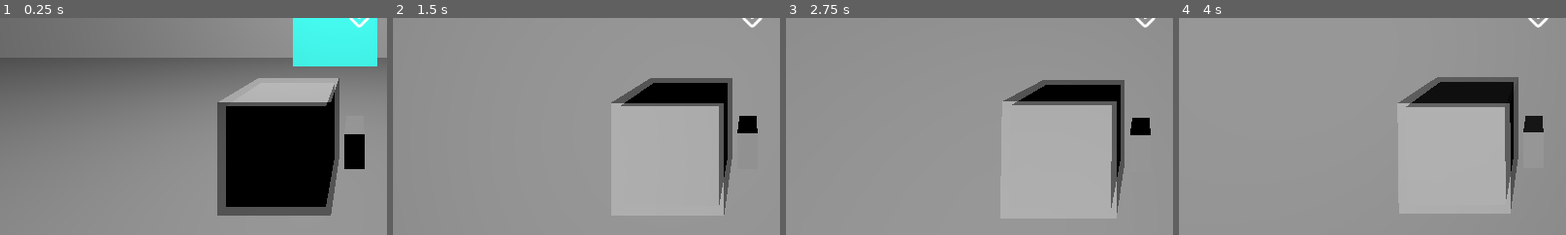
Above: before the commit, frames 1-4 (left to right).
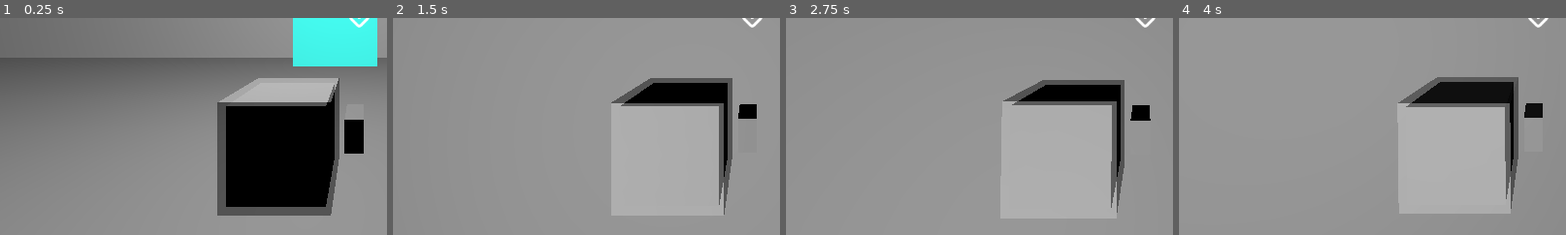
Above: after the commit, the same moments.

Repository: Silverkeybord/Reclaim
Game: Godot game, scene res://Scenes/ship/ship.tscn
Same seed, same stepped clock (60 frames per second), same inputs: the game is played once before the commit and once after it.
Inputs (mouse positions are % of the whole screen's width and height, from its top left):
- Up to frame 1 (0.25 s): no input
- Up to frame 2 (1.5 s): tap Enter at 0.5 s; move the mouse to (55, 50) at 0.52 s; press the mouse at (55, 50) at 0.53 s; hold W (forward) from 0.53 s (still down); tap Q (build_mode) at 0.6 s; tap Space (jump) at 0.77 s; move the mouse to (45, 50) at 1.27 s; release the mouse at (45, 50) at 1.28 s; click (45, 50) at 1.35 s
- Up to frame 3 (2.75 s): keep holding W (forward); tap Space (jump) at 1.52, 2 s; tap F (change_build_mode, bound only after the commit) at 1.55, 2.1 s; move the mouse to (52, 48) at 2.02 s; tap Q (build_mode) at 2.3 s
- Up to frame 4 (4 s): keep holding W (forward); tap Enter at 2.75 s; move the mouse to (49, 52) at 2.77 s; tap Q (build_mode) at 2.85 s; tap Space (jump) at 3.02, 3.77 s; click (49, 52) at 3.05 s; move the mouse to (57, 51) at 3.52 s; tap E (interact) at 3.6 s; tap F (change_build_mode, bound only after the commit) at 3.8 s
The pictures show only the part of the screen within x 4-54%, y 50-100%; the shares and areas given below are measured in that part.

The runs differ from the first frame. In frame 1, 0.7% of the frame differs, in the area x 88-95%, y 46-70%; in frame 2, 0.6%; in frame 3, 0.6%; in frame 4, 0.6%.
Error in both runs: Attempt to call function 'list_dir_begin' in base 'null instance' on a null instance. (res://Scripts/globals/game_data.gd:43)

Commit message:
Add build modes and holagram/base building
Introduce dual build modes (TURRET and BASE) and implement preview/building for bases and turrets. Global.gd: added BUILD_MODES enum, current_build_mode, and separate turret/base inventories. Player: added input action to cycle build mode, updated holagram placement logic, and a helper to validate placement. Reworked holagram into a unified build_holagram scene/script (turret/base previews) and removed the old turret_holagram files. Turret slot: parameterized placement API (place_selected_turret now takes a type), added build_base implementation and base tracking. Also updated turret_base scene/materials, adjusted turret_slot visuals, cleaned up a debug print in drop.gd, added export preset and build executable, and updated input mapping for change_build_mode.

Diff:
--- a/Reclaim/Scenes/player/player.tscn
+++ b/Reclaim/Scenes/player/player.tscn
@@ -1,7 +1,7 @@
 [gd_scene format=3 uid="uid://dwm2mxns3x5wt"]
 
 [ext_resource type="Script" uid="uid://c22fbxy7wkp70" path="res://scripts/player/player.gd" id="1_eo61r"]
-[ext_resource type="PackedScene" uid="uid://3hi5wymcupw7" path="res://scenes/turrets/turret_holagram.tscn" id="2_6upyo"]
+[ext_resource type="PackedScene" uid="uid://3hi5wymcupw7" path="res://scenes/turrets/build_holagram.tscn" id="2_6upyo"]
 [ext_resource type="Script" uid="uid://dev5omns2mu5y" path="res://scripts/player/camera_control.gd" id="2_mxepk"]
 [ext_resource type="Texture2D" uid="uid://b0sbhjjkojgb0" path="res://2d_assets/interact_reticle.png" id="3_mxepk"]
 [ext_resource type="PackedScene" uid="uid://deasukscym312" path="res://scenes/weapons/gun.tscn" id="4_xxarj"]
@@ -37,6 +37,7 @@
 
 [node name="CollisionShape3D" type="CollisionShape3D" parent="." unique_id=125637870]
 shape = SubResource("BoxShape3D_e41v5")
+debug_color = Color(0, 0, 0, 0.41960785)
 
 [node name="mesh" type="MeshInstance3D" parent="." unique_id=1173051299]
 
@@ -68,6 +69,7 @@
 transform = Transform3D(1, 0, 0, 0, 1, 0, 0, 0, 1, 0.7, 0, 0)
 
 [node name="Gun" parent="gun_piviot" unique_id=1312602602 node_paths=PackedStringArray("player") instance=ExtResource("4_xxarj")]
+transform = Transform3D(1, 0, 0, 0, 1, 0, 0, 0, 1, 0, 0.1, -0.125)
 player = NodePath("../..")
 
 [node name="shoot_timer" type="Timer" parent="gun_piviot" unique_id=1614041456]
--- a/Reclaim/Scenes/turrets/turret_base.tscn
+++ b/Reclaim/Scenes/turrets/turret_base.tscn
@@ -1,11 +1,14 @@
 [gd_scene format=3 uid="uid://dtiq7x2mf21b0"]
 
-[ext_resource type="PackedScene" uid="uid://1ducx04kvn43" path="res://scenes/mesh_scenes/turret_base_mesh.tscn" id="1_soqyp"]
+[sub_resource type="BoxMesh" id="BoxMesh_kiu3l"]
+size = Vector3(4, 0.5, 4)
 
-[node name="tower_base" type="Node3D" unique_id=809151429]
+[sub_resource type="StandardMaterial3D" id="StandardMaterial3D_mp5w8"]
+albedo_color = Color(0.4883154, 0.4883154, 0.48831534, 1)
 
-[node name="Untitled" parent="." unique_id=1292368497 instance=ExtResource("1_soqyp")]
-transform = Transform3D(1, 0, 0, 0, 1, 0, 0, 0, 1, 0, 1, 0)
+[node name="turret_base" type="Node3D" unique_id=809151429]
 
-[node name="atachment_point" type="Marker3D" parent="." unique_id=1315721410]
-transform = Transform3D(1, 0, 0, 0, 1, 0, 0, 0, 1, 0, 2, 0)
+[node name="MeshInstance3D" type="MeshInstance3D" parent="." unique_id=1284754659]
+transform = Transform3D(1, 0, 0, 0, 1, 0, 0, 0, 1, 0, 0.25, 0)
+mesh = SubResource("BoxMesh_kiu3l")
+surface_material_override/0 = SubResource("StandardMaterial3D_mp5w8")
--- a/Reclaim/Scenes/turrets/turret_holagram.tscn
+++ /dev/null
@@ -1,19 +0,0 @@
-[gd_scene format=3 uid="uid://3hi5wymcupw7"]
-
-[ext_resource type="Script" uid="uid://buxpd7jm0hd00" path="res://scripts/turrets/turret_holagram.gd" id="1_0os7u"]
-
-[sub_resource type="BoxMesh" id="BoxMesh_u8jeg"]
-size = Vector3(3.5, 4, 3.5)
-
-[sub_resource type="StandardMaterial3D" id="StandardMaterial3D_u8jeg"]
-transparency = 1
-albedo_color = Color(0, 0.43137255, 0.87058824, 0.5058824)
-
-[node name="turret_holagram" type="Node3D" unique_id=762244018 node_paths=PackedStringArray("mesh")]
-script = ExtResource("1_0os7u")
-mesh = NodePath("MeshInstance3D")
-
-[node name="MeshInstance3D" type="MeshInstance3D" parent="." unique_id=2068682262]
-transform = Transform3D(1, 0, 0, 0, 1, 0, 0, 0, 1, 0, 2, 0)
-mesh = SubResource("BoxMesh_u8jeg")
-surface_material_override/0 = SubResource("StandardMaterial3D_u8jeg")
--- a/Reclaim/Scenes/turrets/turret_slot.tscn
+++ b/Reclaim/Scenes/turrets/turret_slot.tscn
@@ -1,6 +1,5 @@
 [gd_scene format=3 uid="uid://cnw48lbuq7otc"]
 
-[ext_resource type="Material" uid="uid://qmcbajxi1qw4" path="res://textures_and_materials/turrets/turret_position_slot.tres" id="1_2v88f"]
 [ext_resource type="Script" uid="uid://d2dtba32oh8i5" path="res://scripts/turrets/turret_slot.gd" id="1_uuoed"]
 [ext_resource type="Material" uid="uid://ctyd4d5jq5u1a" path="res://textures_and_materials/turrets/normal_turret_base.tres" id="2_awi3e"]
 
@@ -20,7 +19,6 @@
 
 [node name="MeshInstance3D" type="MeshInstance3D" parent="." unique_id=1570106337]
 transform = Transform3D(1, 0, 0, 0, 1, 0, 0, 0, 1, 0, 0.25, 0)
-material_override = ExtResource("1_2v88f")
 mesh = SubResource("BoxMesh_awi3e")
 surface_material_override/0 = ExtResource("2_awi3e")
 
--- a/Reclaim/Scripts/enemies/drop.gd
+++ b/Reclaim/Scripts/enemies/drop.gd
@@ -135,4 +135,3 @@
 ## add the drop into the inventory of the player
 func _pick_up() -> void:
 	Global.inventory[str(drop_resourse.rarity)][drop_resourse.key] += 1
-	print(Global.inventory)
--- a/Reclaim/Scripts/globals/Global.gd
+++ b/Reclaim/Scripts/globals/Global.gd
@@ -1,9 +1,14 @@
 extends Node
 
+# eums
 # TURRETS / WEAPONS -------------------------------------------------------
 enum SHOT_TYPE {
 	HITSCAN,
 	PROJECTILE
+}
+enum BUILD_MODES {
+	TURRET,
+	BASE
 }
 
 # CONSTANTS ===============================================================
@@ -26,6 +31,7 @@
 # VARIBLES =================================================================
 # LOGIC --------------------------------------------------------------------
 var build_mode := false
+var current_build_mode := BUILD_MODES.TURRET
 var at_ship := true
 
 # SECTOR RELATED ------------------------------------------------------------
@@ -48,6 +54,39 @@
 		"sand" : 0,
 		"rock" : 0
 	}
+}
+var turret_inventory : Dictionary = {
+	"1" : {
+		"basic" : 0,
+		"dual" : 0,
+		"wind" : 0
+ 	},
+	"2" : {
+		"shotgun" : 0,
+		"water" : 0,
+		"minigun" : 0,
+		"mortar" : 0
+ 	},
+	"3" : {
+		"explosive" : 0,
+		"cannon" : 0,
+		"earth" : 0
+ 	},
+	"4" : {
+		"missle" : 0,
+		"sniper" : 0,
+		"fire" : 0
+ 	},
+	"5" : {
+		"railgun" : 0,
+		"cube" : 0,
+		"wind" : 0
+ 	}
+}
+var base_inventory : Dictionary = {
+	"plate" : 0,
+	"single" : 0,
+
 }
 
 
--- a/Reclaim/Scripts/player/player.gd
+++ b/Reclaim/Scripts/player/player.gd
@@ -108,22 +108,64 @@
 				turret_holagram.queue_free()
 			place_overlay.visible = false
 
+	#changes to the next build mode
+	if Input.is_action_just_pressed("change_build_mode") and Global.build_mode:
+		var build_modes : int = Global.BUILD_MODES.size()
+		Global.current_build_mode = (
+			((Global.current_build_mode + 1) % build_modes) as Global.BUILD_MODES
+			)
+
+
 	if Global.build_mode:
 		# snaps the holagram onto a turret slot if the slot is unlocked
-		if ray_collider and ray_collider.is_in_group("turret_slots") and ray_collider.unlocked:
-			turret_holagram.global_position = ray_collider.turret_origin_point.global_position
+		if _check_valid_placement(ray_collider):
+
+			match Global.current_build_mode:
+				Global.BUILD_MODES.TURRET:
+					turret_holagram.global_position = (
+						ray_collider.turret_origin_point.global_position
+						)
+
+				Global.BUILD_MODES.BASE:
+					turret_holagram.global_position = ray_collider.global_position
+
 			turret_holagram.valid_position = true
 			place_overlay.visible = true
 
 			if Input.is_action_pressed("place"):
-				ray_collider.current_turret = "basic" # TEMPERORY
-				ray_collider.place_selected_turret()
+				match Global.current_build_mode:
+					Global.BUILD_MODES.TURRET:
+						ray_collider.place_selected_turret("basic") # TEMPERORY
+
+					Global.BUILD_MODES.BASE:
+						ray_collider.build_base("basic") # TEMPERORY
 
 		else:
 			# puts the holagram where the player is looking but marks it invalid
 			turret_holagram.global_position = aim_ray.get_collision_point()
 			turret_holagram.valid_position = false
 			place_overlay.visible = false
+
+
+func _check_valid_placement(ray_collider : Node) -> bool:
+	if (not ray_collider or
+		not ray_collider.is_in_group("turret_slots") or
+		not ray_collider.unlocked
+		):
+
+		return false
+
+	match Global.current_build_mode:
+		Global.BUILD_MODES.TURRET:
+			if ray_collider.current_base:
+				return true
+			else:
+				return false
+
+		Global.BUILD_MODES.BASE:
+			return true
+
+	return false
 
 
 # WEAPONS CONTROL ------------------------------------------------------------
--- a/Reclaim/Scripts/turrets/turret_holagram.gd
+++ /dev/null
@@ -1,14 +0,0 @@
-extends Node3D
-
-const valid_color := Color(0.0, 0.431, 0.871, 0.506)
-const invalid_color := Color(0.813, 0.0, 0.412, 0.506)
-
-@export var mesh : MeshInstance3D
-@export var valid_position := false
-
-
-func _process(_delta: float) -> void:
-	if valid_position:
-		mesh.get_surface_override_material(0).albedo_color = valid_color
-	else:
-		mesh.get_surface_override_material(0).albedo_color = invalid_color
--- a/Reclaim/Scripts/turrets/turret_slot.gd
+++ b/Reclaim/Scripts/turrets/turret_slot.gd
@@ -3,26 +3,34 @@
 const empty_tres := "res://textures_and_materials/turrets/turret_position_slot.tres"
 const base_tres := "res://textures_and_materials/turrets/normal_turret_base.tres"
 
+const turret_scenes := {
+	"basic" : preload("res://scenes/turrets/t1/basic.tscn")
+}
+const base_scenes := {
+	"basic" : preload("res://scenes/turrets/turret_base.tscn")
+}
 
 @export var place_cooldown : Timer
-@export var turrets_scenes := {
-	"basic" : preload("res://scenes/turrets/t1/basic.tscn")
-}
 
 @export var turret_origin_point : Marker3D
 @export var mesh : MeshInstance3D
-@export var current_turret := ""
+@export var current_turret : String
+@export var current_base : String
 @export var unlocked := false
 
+var base
 var turret : Node
 var can_place := true
 
 
-func place_selected_turret() -> void:
+func place_selected_turret(turret_type : String) -> void:
 	if not can_place:
 		return
 
-	if not turrets_scenes.has(current_turret):
+	current_turret = turret_type
+
+	if not base_scenes.has(current_turret):
+		print("missing turret value")
 		return
 
 	can_place = false
@@ -30,15 +38,31 @@
 
 	_remove_current_turret()
 
-	var turret_resource = turrets_scenes[current_turret]
+	var turret_resource = turret_scenes[current_turret]
 	turret = turret_resource.instantiate()
 	get_tree().root.get_child(Global.CURRENT_SCENE_ROOT_INDEX).add_child(turret)
 	turret.global_position = turret_origin_point.global_position
 	turret.global_rotation = turret_origin_point.global_rotation
 
 
-func build_base() -> void:
-	pass
+func build_base(base_type : String) -> void:
+	if not can_place:
+		return
+
+	current_base = base_type
+
+	can_place = false
+	place_cooldown.start()
+
+	if base:
+		base.queue_free()
+
+	base = base_scenes[base_type].instantiate()
+	get_tree().root.get_child(Global.CURRENT_SCENE_ROOT_INDEX).add_child(base)
+	base.global_position = global_position
+	base.global_rotation = global_rotation
+
+	mesh.visible = false
 
 
 func _on_place_cooldown_timeout() -> void:
--- a/Reclaim/data/resource_scripts/turret_data.gd
+++ b/Reclaim/data/resource_scripts/turret_data.gd
@@ -13,12 +13,17 @@
 @export_range(1, 5) var tier: int = 1
 
 @export_group("Basic Stats")
+## damage done to enemies
 @export var damage: float
+## time inetween each shot
 @export var cooldown: float
+## the radius in meters of the targeting area
 @export var turret_range: float
+## the shape of the range are
 @export var range_shape : RANGE_SHAPES
 
 @export_group("Ammo Types")
+## what ammo types the turret can shoot
 @export var ammo_types : Dictionary = {
 	"basic" : true,
 	"light" : true,
@@ -27,8 +32,6 @@
 	"beam" : false,
 
 }
-@export_group("Recpie")
-@export var recipe: Dictionary
 
 @export_group("Synergy Tags")
 ## if these turrets are next to the turret the turret will be boosted
--- a/Reclaim/project.godot
+++ b/Reclaim/project.godot
@@ -99,6 +99,11 @@
 , Object(InputEventKey,"resource_local_to_scene":false,"resource_name":"","device":-1,"window_id":0,"alt_pressed":false …(183 unchanged characters)…
 ]
 }
+change_build_mode={
+"deadzone": 0.2,
+"events": [Object(InputEventKey,"resource_local_to_scene":false,"resource_name":"","device":-1,"window_id":0,"alt_pressed":false,"shift_pressed":false,"ctrl_pressed":false,"meta_pressed":false,"pressed":false,"keycode":0,"physical_keycode":70,"key_label":0,"unicode":102,"location":0,"echo":false,"script":null)
+]
+}
 
 [physics]
 
--- /dev/null
+++ b/Reclaim/scenes/turrets/build_holagram.tscn
@@ -0,0 +1,27 @@
+[gd_scene format=3 uid="uid://3hi5wymcupw7"]
+
+[ext_resource type="Script" uid="uid://buxpd7jm0hd00" path="res://scripts/turrets/build_holagram.gd" id="1_bg2vo"]
+[ext_resource type="Material" uid="uid://d3pd43aatbaea" path="res://textures_and_materials/turrets/holagram.tres" id="2_41qyl"]
+
+[sub_resource type="BoxMesh" id="BoxMesh_u8jeg"]
+size = Vector3(3.5, 4, 3.5)
+
+[sub_resource type="BoxMesh" id="BoxMesh_7r27q"]
+size = Vector3(4, 0.5, 4)
+
+[node name="build_holagram" type="Node3D" unique_id=762244018 node_paths=PackedStringArray("turret_holagram", "base_holagram")]
+script = ExtResource("1_bg2vo")
+turret_holagram = NodePath("turret_holagram")
+base_holagram = NodePath("base_holagram")
+
+[node name="turret_holagram" type="MeshInstance3D" parent="." unique_id=2068682262]
+transform = Transform3D(1, 0, 0, 0, 1, 0, 0, 0, 1, 0, 2, 0)
+visible = false
+mesh = SubResource("BoxMesh_u8jeg")
+surface_material_override/0 = ExtResource("2_41qyl")
+
+[node name="base_holagram" type="MeshInstance3D" parent="." unique_id=122956196]
+transform = Transform3D(1, 0, 0, 0, 1, 0, 0, 0, 1, 0, 0.25, 0)
+visible = false
+mesh = SubResource("BoxMesh_7r27q")
+surface_material_override/0 = ExtResource("2_41qyl")
--- /dev/null
+++ b/Reclaim/scripts/turrets/build_holagram.gd
@@ -0,0 +1,29 @@
+extends Node3D
+
+const valid_color := Color(0.0, 0.431, 0.871, 0.506)
+const invalid_color := Color(0.813, 0.0, 0.412, 0.506)
+
+@export var turret_holagram : MeshInstance3D
+@export var base_holagram : MeshInstance3D
+@export var valid_position := false
+
+
+func _process(_delta: float) -> void:
+	var active_holagram : MeshInstance3D
+
+	match Global.current_build_mode:
+		Global.BUILD_MODES.TURRET:
+			active_holagram = turret_holagram
+			base_holagram.visible = false
+			turret_holagram.visible = true
+
+		Global.BUILD_MODES.BASE:
+			active_holagram = base_holagram
+			base_holagram.visible = true
+			turret_holagram.visible = false
+
+
+	if valid_position:
+		active_holagram.get_surface_override_material(0).albedo_color = valid_color
+	else:
+		active_holagram.get_surface_override_material(0).albedo_color = invalid_color
--- /dev/null
+++ b/Reclaim/textures_and_materials/turrets/holagram.tres
@@ -0,0 +1,5 @@
+[gd_resource type="StandardMaterial3D" format=3 uid="uid://d3pd43aatbaea"]
+
+[resource]
+transparency = 1
+albedo_color = Color(0, 0.431, 0.871, 0.506)
--- a/Reclaim/textures_and_materials/turrets/normal_turret_base.tres
+++ b/Reclaim/textures_and_materials/turrets/normal_turret_base.tres
@@ -1,8 +1,8 @@
 [gd_resource type="StandardMaterial3D" format=3 uid="uid://ctyd4d5jq5u1a"]
 
-[ext_resource type="Texture2D" uid="uid://b31irr6awo2x4" path="res://textures_and_materials/maps/basic floor.png" id="1_442qu"]
-
 [resource]
-albedo_color = Color(0.31555027, 0.3155501, 0.31555006, 1)
-rim_texture = ExtResource("1_442qu")
+transparency = 1
+albedo_color = Color(0.948659, 0.9486591, 0.948659, 0.21960784)
+emission_enabled = true
+emission = Color(1, 1, 1, 1)
 uv1_triplanar = true
Not shown, added: Reclaim/export_presets.cfg
Renamed: Reclaim/Scripts/turrets/turret_holagram.gd.uid -> Reclaim/scripts/turrets/build_holagram.gd.uid
Not shown, added: Reclaim/builds/Reclaim_0.1_prototyping.exe
